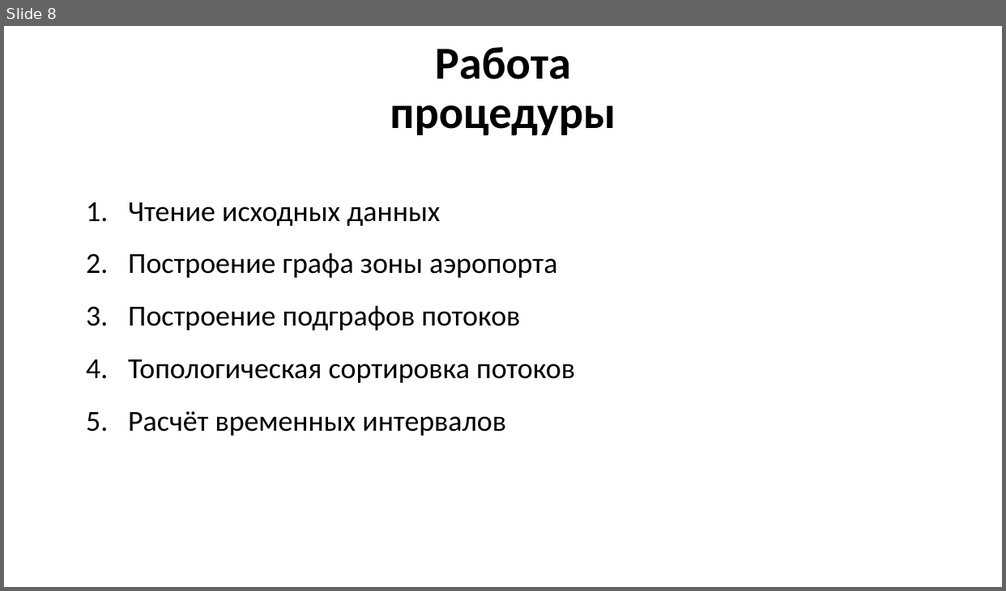
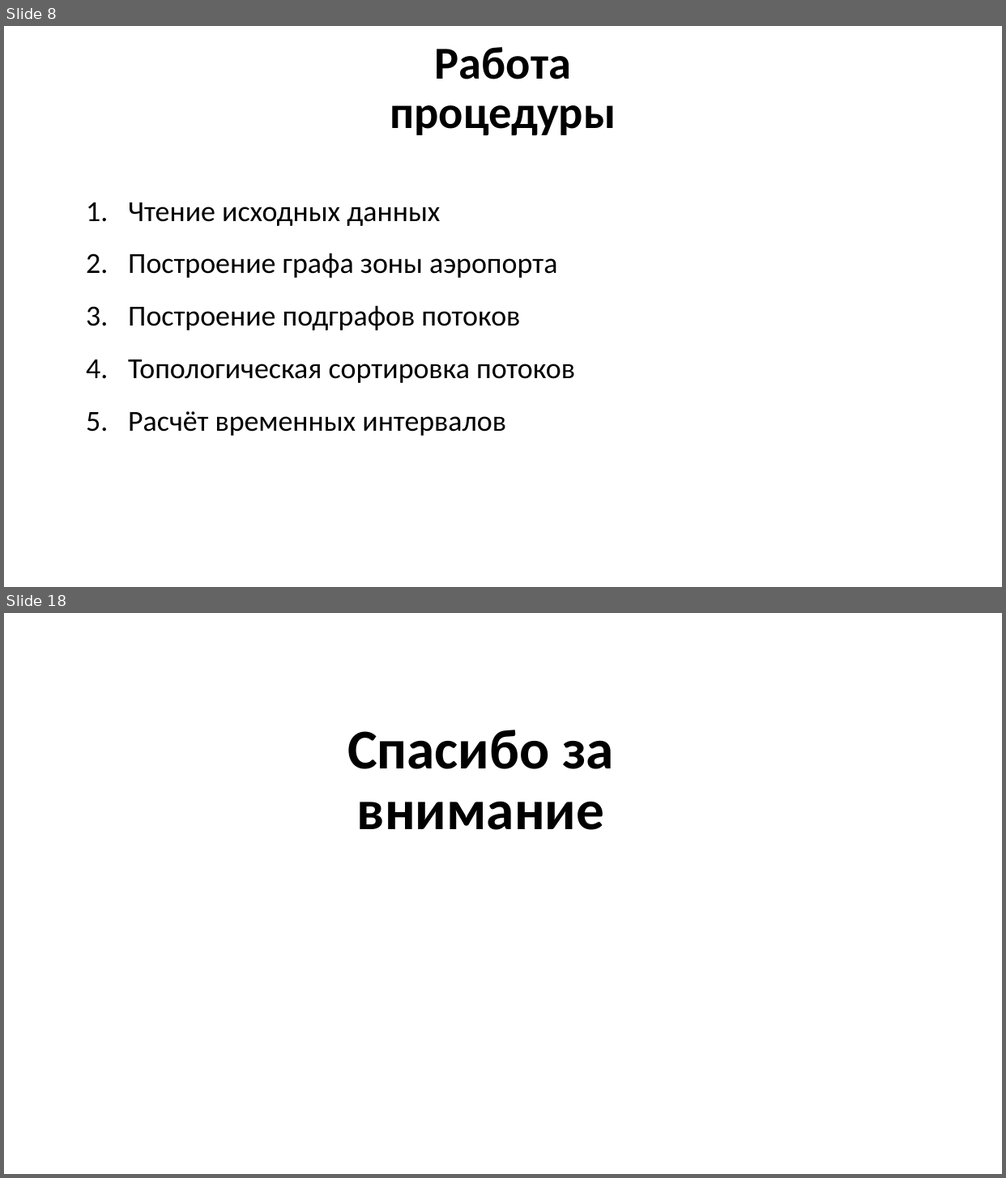
Before and after one commit to GooDgRaF/Bachelor_diplom, a slide deck: Диплом/Презентация ВКР.pptx. Shown one above the other, each under a label of ours: slide 8 before the commit, slides 8 and 18 after it; the slides between them are not shown. The pictures are 1006x591 and 1006x1178 pixels, drawn with LibreOffice and Linux fonts; fonts in the diff are those of the drawing; background and template pictures are left out. Boxes give left, top, right and bottom in pixels: in the first picture for what was removed or moved away, otherwise in the second. Text is boxed around its words. In the diff, an @@ line names an element or a change of style, - is before the commit and + after.

```diff
--- a/Диплом/Презентация ВКР.pptx
+++ b/Диплом/Презентация ВКР.pptx
@@ slide 18 added at <box>4,613,1002,1174</box>, background picture (left out) @@
@@ text added at <box>347,730,614,830</box>, 54 pt, text #000000, bold @@
+Спасибо за внимание
```
Also in this commit, not shown: 9 other slides added, 5 other files.
